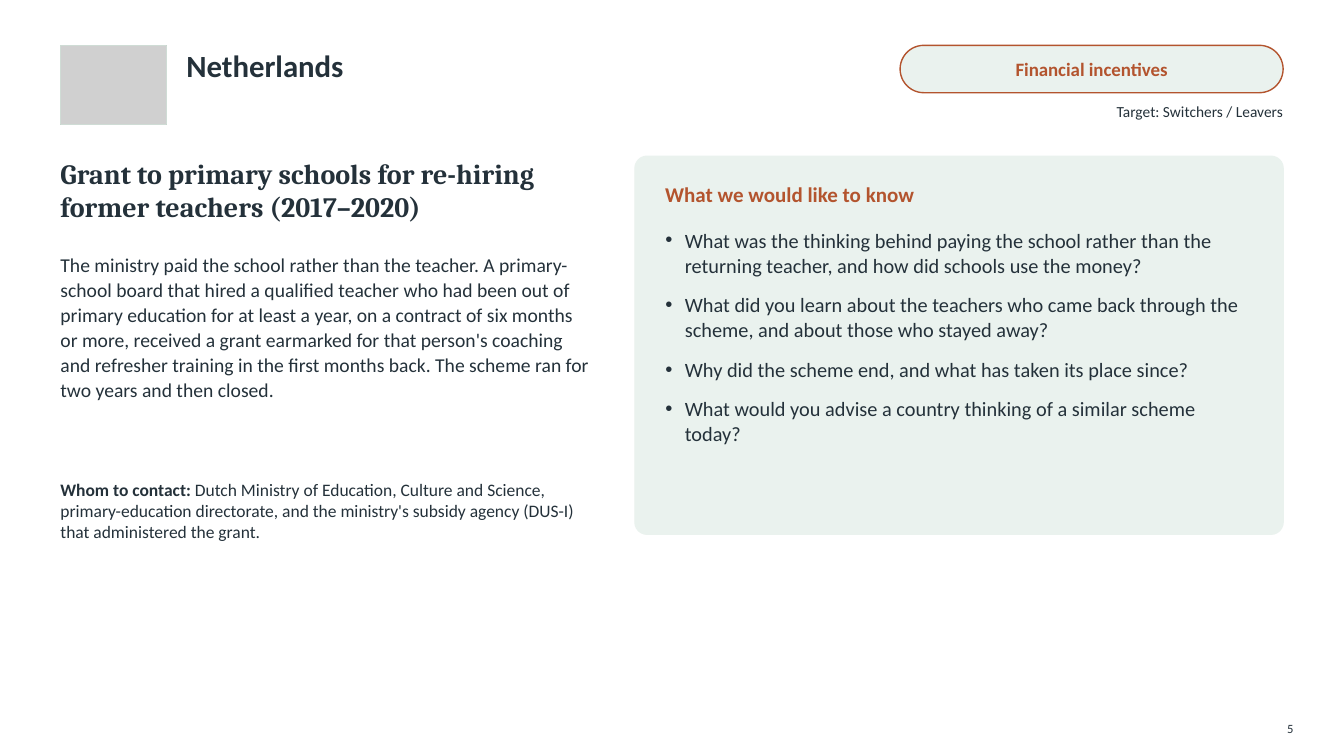
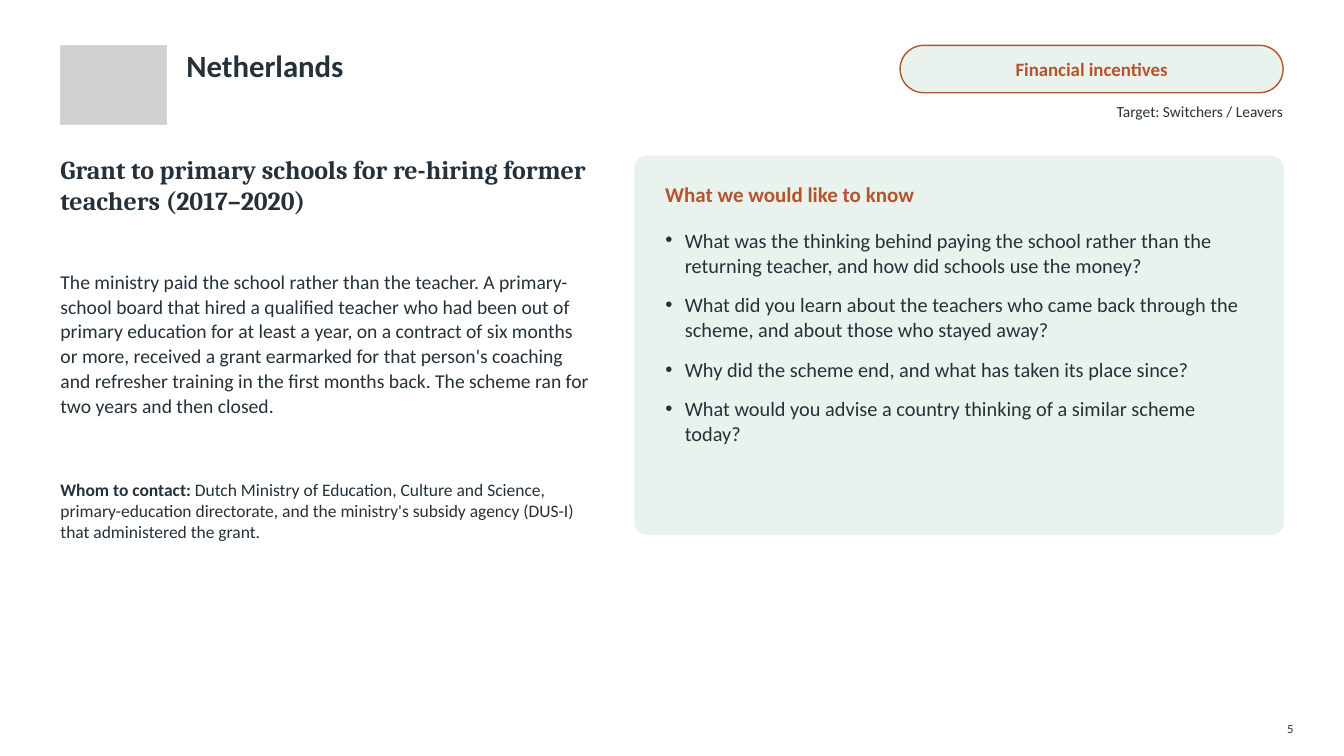
Before and after one commit to jedr1-ship-it/Alternative-Pathways----Quant, a slide deck: slide 5 of policies/Countries_to_contact.pptx. Drawn at 1344x756 pixels with LibreOffice and Linux fonts; fonts in the diff are those of the drawing; grey boxes stand for pictures. Boxes give left, top, right and bottom in pixels: in the first picture for what was removed or moved away, otherwise in the second. Text is boxed around its words. In the diff, an @@ line names an element or a change of style, - is before the commit and + after.

```diff
--- a/policies/Countries_to_contact.pptx
+++ b/policies/Countries_to_contact.pptx
@@ text "Grant to primary schools for ..." at bbox=[60, 160, 585, 214]: size 20 to 18.5 pt @@
@@ text "The ministry paid the school ...": place and size @@
-text "The ministry paid the school ..." at bbox=[60, 258, 589, 400]
+text "The ministry paid the school ..." at bbox=[60, 275, 589, 416]
```
Also in this commit, not shown: 7 other slides changed, 1 slide added, 3 other files.
